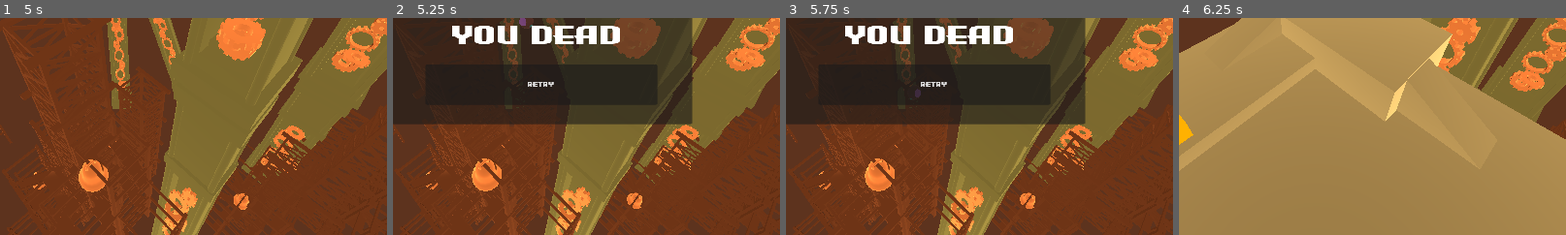
Above: before the commit, frames 1-4 (left to right).
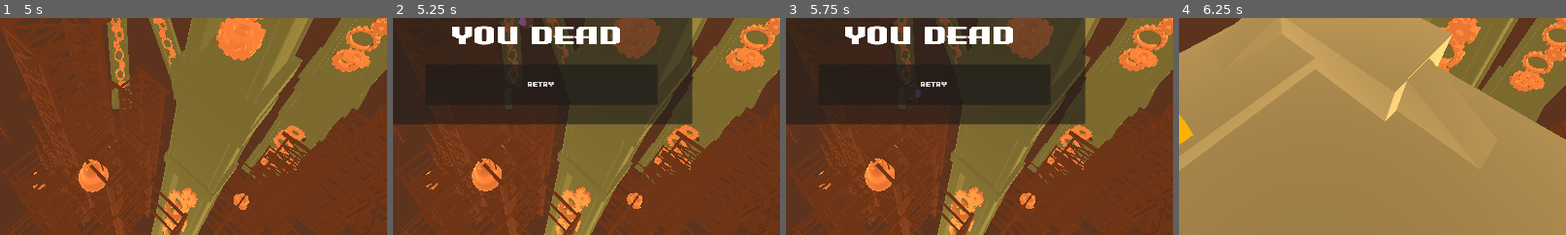
Above: after the commit, the same moments.

Repository: leon-arndt/InnoEngineJam2023
Game: Godot game, scene res://main.tscn
Two runs of this game, one before a commit and one after it. Both use one fixed random seed, a clock stepped at 60 frames per second and the inputs below.
Inputs (mouse positions are % of the whole screen's width and height, from its top left):
- Up to frame 1 (5 s): tap Enter at 0.5 s; move the mouse to (72, 45) at 0.52 s; hold Right (move_right) 0.53-1.25 s; click (72, 45) at 0.67 s; drag from (30, 55) to (45, 70) at 1.27 s; move the mouse to (60, 28) at 2.02 s; hold Right (move_right) 2.03-2.75 s; drag from (45, 70) to (20, 35) at 2.77 s; move the mouse to (80, 65) at 3.52 s; hold Left (move_left) 3.53-4.25 s; drag from (20, 35) to (35, 25) at 4.27 s
- Up to frame 2 (5.25 s): move the mouse to (55, 50) at 5.02 s; hold Down (move_backward) from 5.03 s (still down); click (55, 50) at 5.17 s
- Up to frame 3 (5.75 s): keep holding Down (move_backward)
- Up to frame 4 (6.25 s): release Down (move_backward) at 5.75 s; click "Retry" at 5.75 s
The pictures show only the part of the screen within x 32-82%, y 43-92%; the shares and areas given below are measured in that part.

Frame 1 is identical in both runs. In frame 2, 0.3% of the frame differs, in the area x 15-59%, y 3-13%; in frame 3, 0.3%; in frame 4, nothing differs.
Error after the commit: Cannot call method 'connect' on a null value. (res://scripts/WinButton.gd:8)

Commit message:
WIP win button

Diff:
--- a/main.tscn
+++ b/main.tscn
@@ -14,8 +14,15 @@
 
 [node name="UI" parent="." instance=ExtResource("1_en1kt")]
 
+[node name="LoseText" parent="UI/CanvasLayer/Panel2" index="0"]
+offset_top = -68.0
+offset_bottom = -68.0
+
 [node name="Button" parent="UI/CanvasLayer/Panel2" index="1" node_paths=PackedStringArray("playerNode")]
 playerNode = NodePath("../../../../PlayerAndCamera/Player")
+
+[node name="Button" parent="UI/CanvasLayer/WinPanel" index="1" node_paths=PackedStringArray("levelFinish")]
+levelFinish = NodePath("../../../../Node3D/LevelFinish")
 
 [node name="PlayerAndCamera" parent="." instance=ExtResource("2_ye1pi")]
 transform = Transform3D(1, 0, 0, 0, 1, 0, 0, 0, 1, -4.0509, 2.68835, -9.58199)
@@ -58,3 +65,4 @@
 
 [editable path="UI"]
 [editable path="PlayerAndCamera"]
+[editable path="Node3D"]
--- a/scenes/ui.tscn
+++ b/scenes/ui.tscn
@@ -1,8 +1,9 @@
-[gd_scene load_steps=4 format=3 uid="uid://bfc33xx60m37f"]
+[gd_scene load_steps=5 format=3 uid="uid://bfc33xx60m37f"]
 
 [ext_resource type="Texture2D" uid="uid://chsyjnpg1tgic" path="res://sprites/heart.png" id="1_m2557"]
 [ext_resource type="Script" path="res://scripts/Timer.gd" id="2_hbkjf"]
 [ext_resource type="Script" path="res://scenes/RestartButton.gd" id="3_stth6"]
+[ext_resource type="Script" path="res://scripts/WinButton.gd" id="4_wmiqc"]
 
 [node name="Control" type="Control"]
 layout_mode = 3
@@ -98,3 +99,51 @@
 text = "Retry"
 script = ExtResource("3_stth6")
 parentNode = NodePath("..")
+
+[node name="WinPanel" type="Panel" parent="CanvasLayer"]
+texture_filter = 1
+anchors_preset = 8
+anchor_left = 0.5
+anchor_top = 0.5
+anchor_right = 0.5
+anchor_bottom = 0.5
+offset_left = -182.0
+offset_top = -117.0
+offset_right = 218.0
+offset_bottom = 183.0
+grow_horizontal = 2
+grow_vertical = 2
+scale = Vector2(1.916, 1)
+pivot_offset = Vector2(200, 150)
+size_flags_stretch_ratio = 9.28
+
+[node name="WinText" type="Label" parent="CanvasLayer/WinPanel"]
+layout_mode = 1
+anchors_preset = 15
+anchor_right = 1.0
+anchor_bottom = 1.0
+offset_left = 0.104391
+offset_top = -69.0
+offset_right = 0.104401
+offset_bottom = -69.0
+grow_horizontal = 2
+grow_vertical = 2
+theme_override_font_sizes/font_size = 64
+text = "You Win"
+horizontal_alignment = 1
+vertical_alignment = 1
+
+[node name="Button" type="Button" parent="CanvasLayer/WinPanel" node_paths=PackedStringArray("parentNode")]
+layout_mode = 1
+anchors_preset = -1
+anchor_right = 1.0
+anchor_bottom = 1.0
+offset_left = 54.9061
+offset_top = 152.0
+offset_right = -45.0939
+offset_bottom = -48.0
+grow_horizontal = 2
+grow_vertical = 2
+text = "Play Again"
+script = ExtResource("4_wmiqc")
+parentNode = NodePath("..")
--- a/scripts/LevelFinish.gd
+++ b/scripts/LevelFinish.gd
@@ -1,4 +1,6 @@
 extends Area3D
+
+signal win
 
 func _ready():
 	pass
@@ -13,3 +15,4 @@
 
 func finish_level():
 	print("you win!")
+	emit_signal("win")
--- /dev/null
+++ b/scripts/WinButton.gd
@@ -0,0 +1,23 @@
+extends Button
+
+@export var parentNode : Node
+@export var levelFinish : Node
+
+func _ready():
+	parentNode.visible = false
+	levelFinish.connect("win", _on_win)
+	pressed.connect(_on_button_down)
+
+
+# Called every frame. 'delta' is the elapsed time since the previous frame.
+func _process(delta):
+	pass
+
+func _on_win():
+	print("on-win")
+	parentNode.visible = true
+	pass
+
+func _on_button_down():
+	print("on-button-down")
+	get_tree().reload_current_scene()
Not shown: 1 places in main.tscn that only renumber resources
